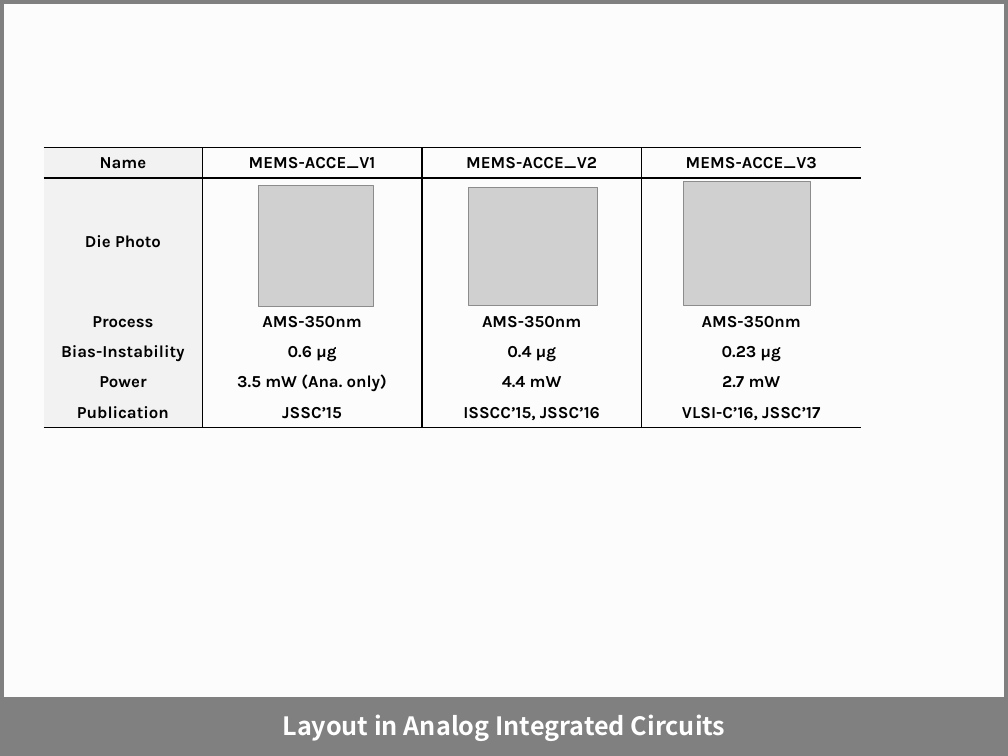
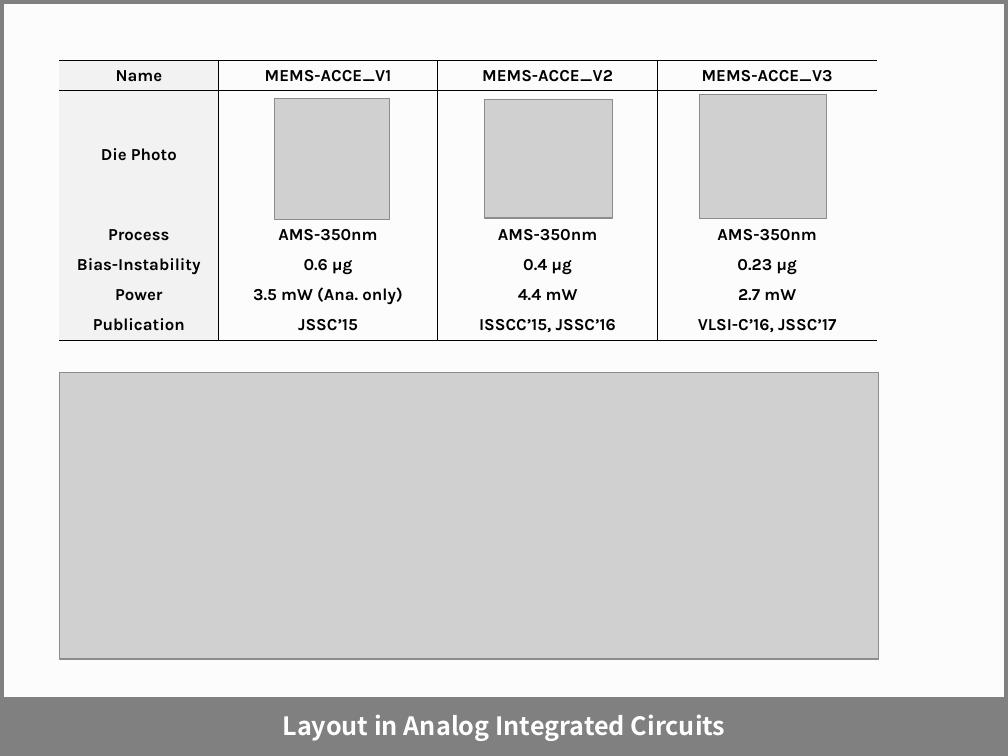
Before and after one commit to zhaojianycc/zhaojianycc.github.io, a slide deck: slide 1 of chipgallery/网站芯片模板.pptx. Drawn at 1008x756 pixels with LibreOffice and Linux fonts; fonts in the diff are those of the drawing; grey boxes stand for pictures. Boxes give left, top, right and bottom in pixels: in the first picture for what was removed or moved away, otherwise in the second. Text is boxed around its words. In the diff, an @@ line names an element or a change of style, - is before the commit and + after.

```diff
--- a/chipgallery/网站芯片模板.pptx
+++ b/chipgallery/网站芯片模板.pptx
@@ table: place and size @@
-table at [43,148,861,427]
+table at [59,60,877,340]
@@ 3 pictures: place and size @@
-3 pictures at [258,181,811,306]
+3 pictures at [274,95,827,220]
@@ picture added at [59,373,879,659] @@
```
Also in this commit, not shown: 4 other slides changed, 1 other file.
